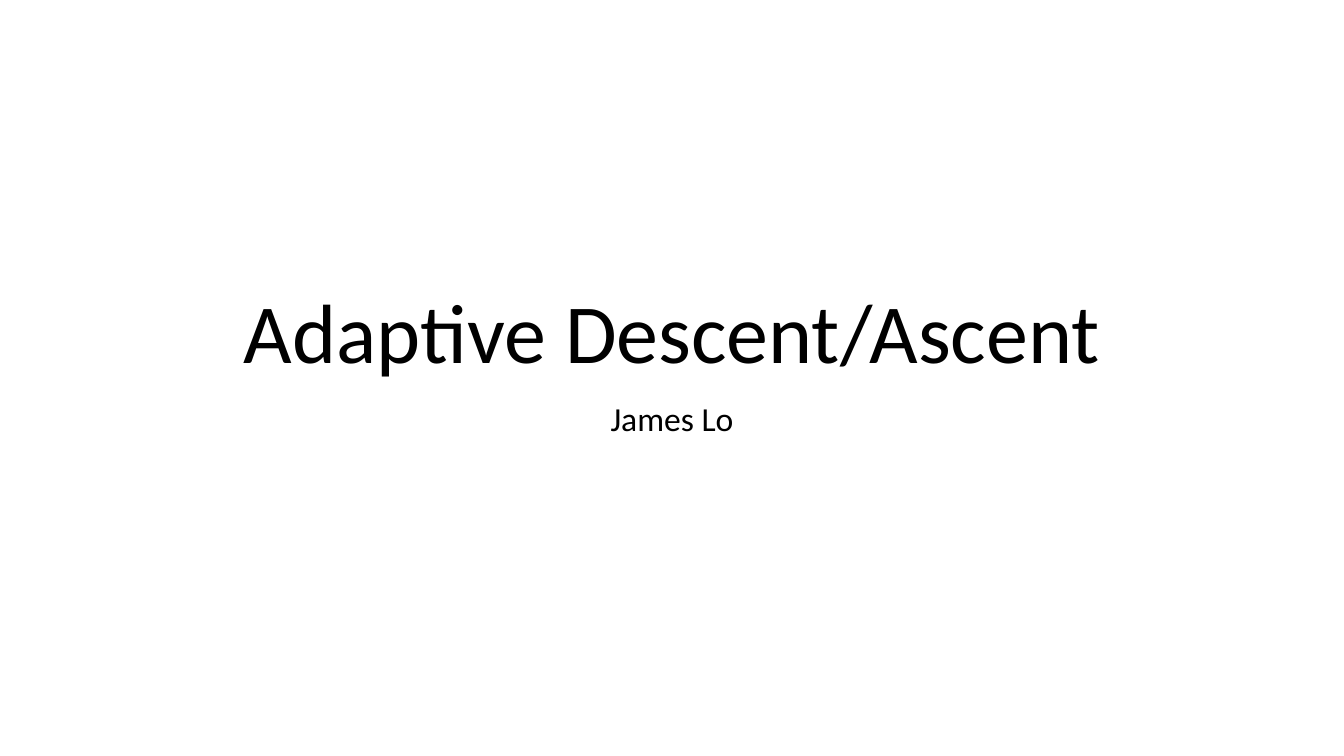
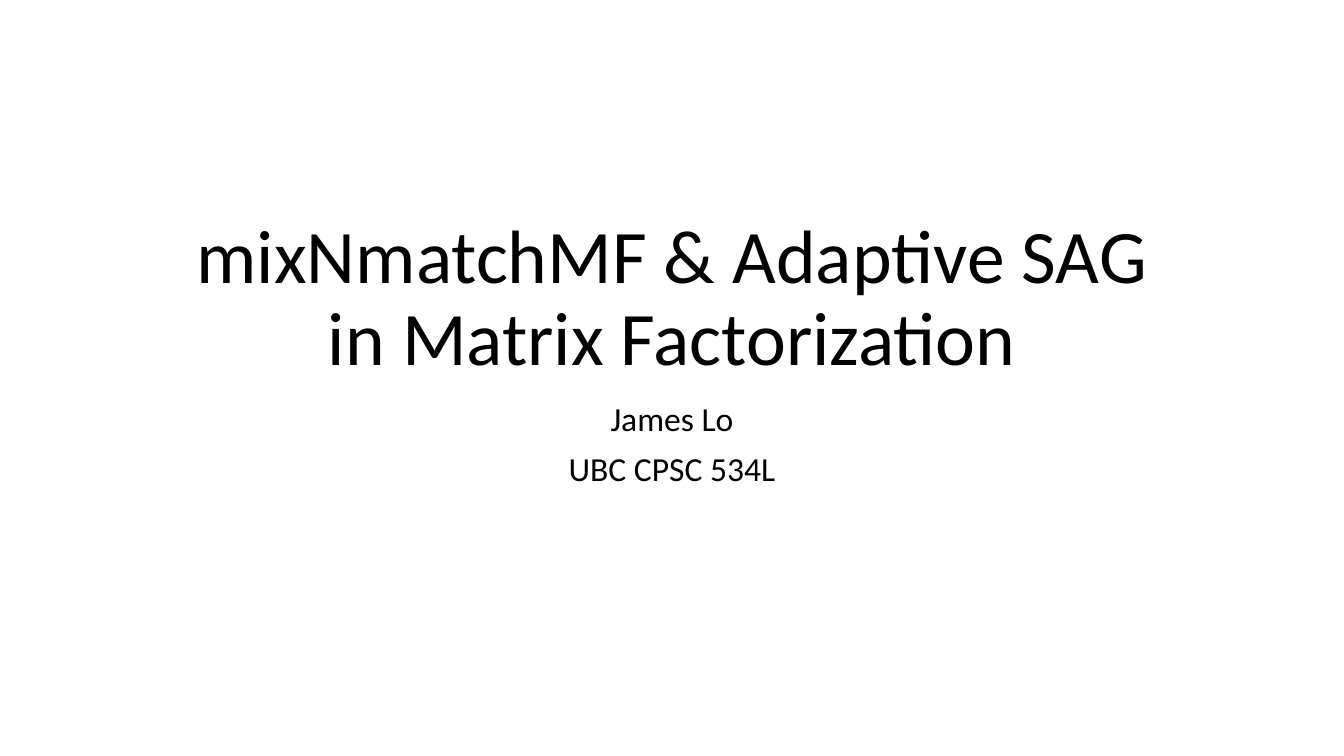
Before and after one commit to jamestklo/MatrixFactorizationMatlab, a slide deck: slide 1 of cs534L-AdaptiveDescent.pptx. Drawn at 1344x756 pixels with LibreOffice and Linux fonts; fonts in the diff are those of the drawing. Boxes give left, top, right and bottom in pixels: in the first picture for what was removed or moved away, otherwise in the second. Text is boxed around its words. In the diff, an @@ line names an element or a change of style, - is before the commit and + after.

```diff
--- a/cs534L-AdaptiveDescent.pptx
+++ b/cs534L-AdaptiveDescent.pptx
@@ title at [197,230,1147,366]: text changed; size 60 to 54 pt @@
-Adaptive Descent/Ascent
+mixNmatchMF & Adaptive SAG
+in Matrix Factorization
@@ subtitle at [569,459,775,482]: paragraph added @@
+UBC CPSC 534L
```
Also in this commit, not shown: 5 other slides changed, 18 slides added, 2 slides removed, 9 other files.
